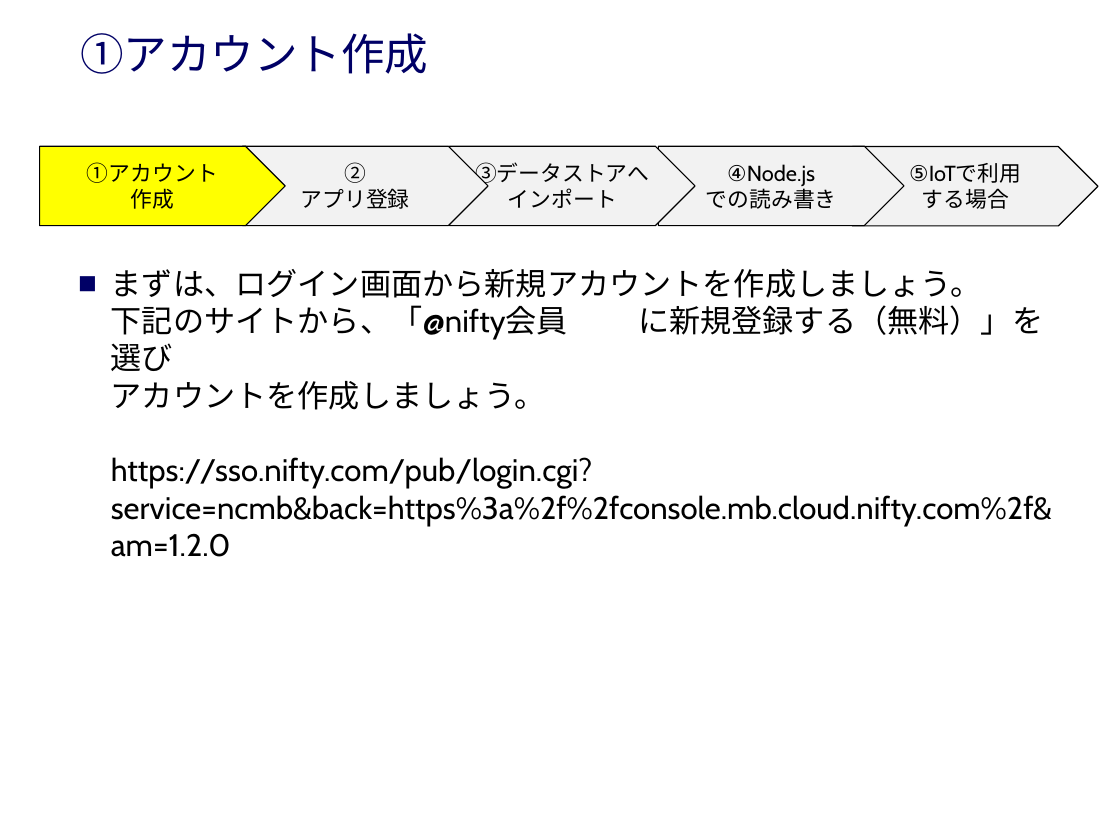
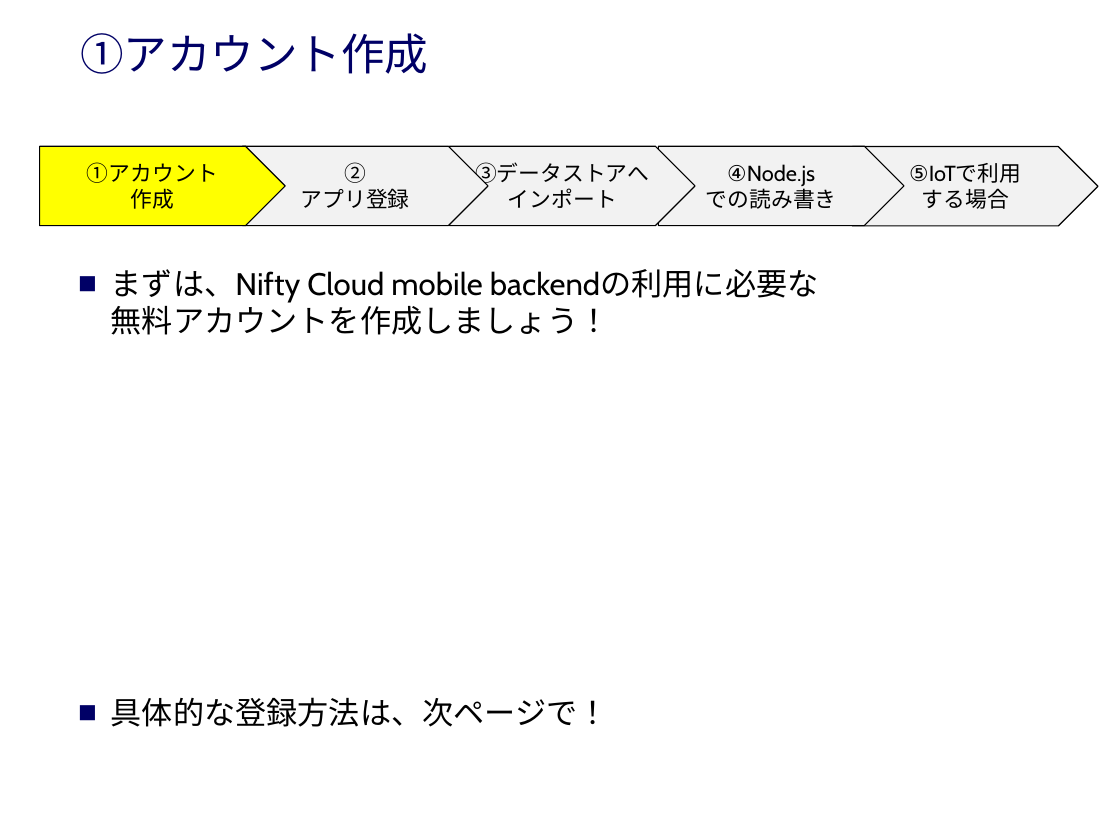
Before and after one commit to hiroyuki-ichikawa/NCMB_shinsyu, a slide deck: slide 5 of NCMB_ハンズオン.pptx. Drawn at 1120x840 pixels with LibreOffice and Linux fonts; fonts in the diff are those of the drawing; background and template pictures are left out. Boxes give left, top, right and bottom in pixels: in the first picture for what was removed or moved away, otherwise in the second. Text is boxed around its words. In the diff, an @@ line names an element or a change of style, - is before the commit and + after.

```diff
--- a/NCMB_ハンズオン.pptx
+++ b/NCMB_ハンズオン.pptx
@@ text at bbox=[111, 269, 819, 727]: text changed @@
-■ まずは、ログイン画面から新規アカウントを作成しましょう。
-  下記のサイトから、「@nifty会員 に新規登録する（無料）」を選び
-  アカウントを作成しましょう。
-  https://sso.nifty.com/pub/login.cgi?service=ncmb&back=https%3a%2f%2fconsole.mb.cloud.nifty.com%2f&am=1.2.0
+■ まずは、Nifty Cloud mobile backendの利用に必要な
+  無料アカウントを作成しましょう！
+■ 具体的な登録方法は、次ページで！
```
Also in this commit, not shown: 6 other slides changed, 5 slides added.
